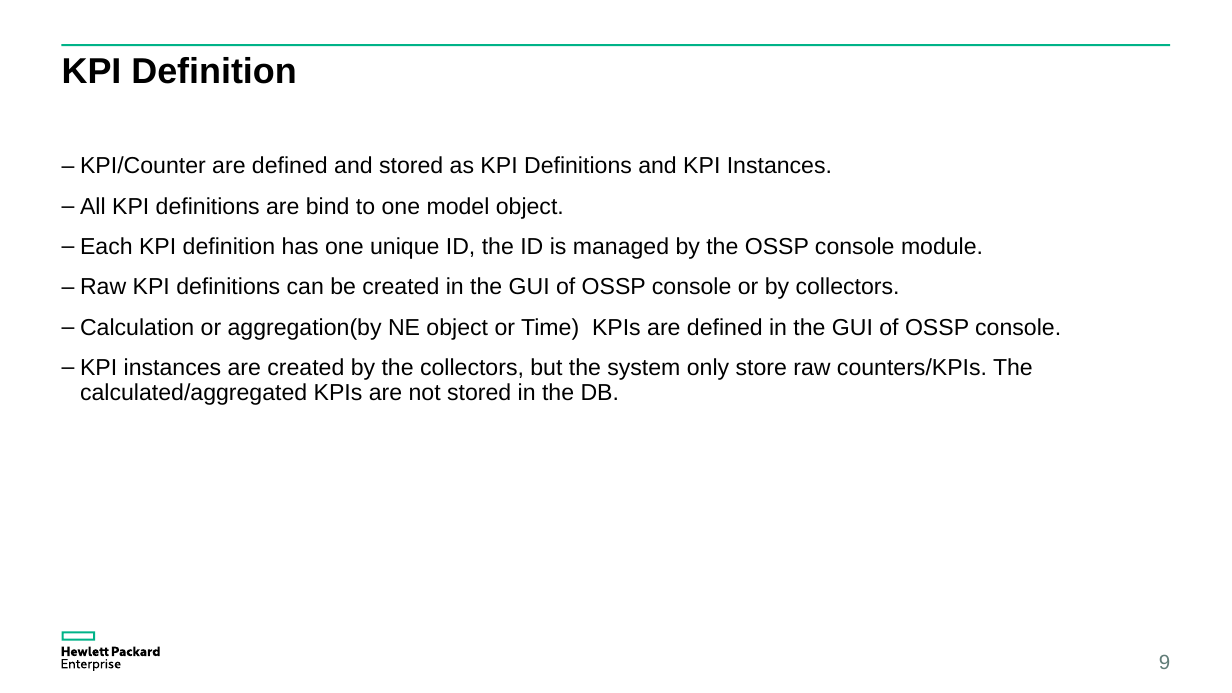
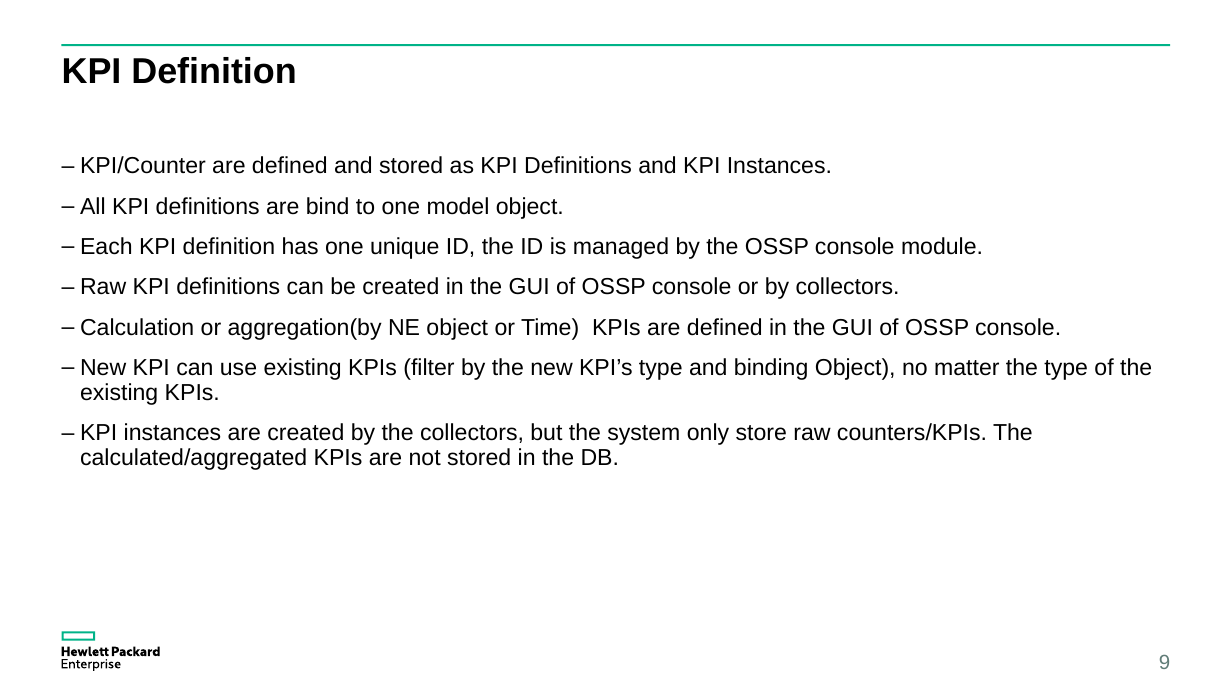
Before and after one commit to yzgang76/MPM, a slide deck: slide 9 of doc/OSSP V2.pptx. Drawn at 1232x693 pixels with LibreOffice and Linux fonts; fonts in the diff are those of the drawing. Boxes give left, top, right and bottom in pixels: in the first picture for what was removed or moved away, otherwise in the second. Text is boxed around its words. In the diff, an @@ line names an element or a change of style, - is before the commit and + after.

```diff
--- a/doc/OSSP V2.pptx
+++ b/doc/OSSP V2.pptx
@@ text at (80,358,1152,405): paragraph added @@
+– New KPI can use existing KPIs (filter by the new KPI’s type and binding Object), no matter the type of the existing KPIs.
```
Also in this commit, not shown: 2 other slides changed, 3 other files.
